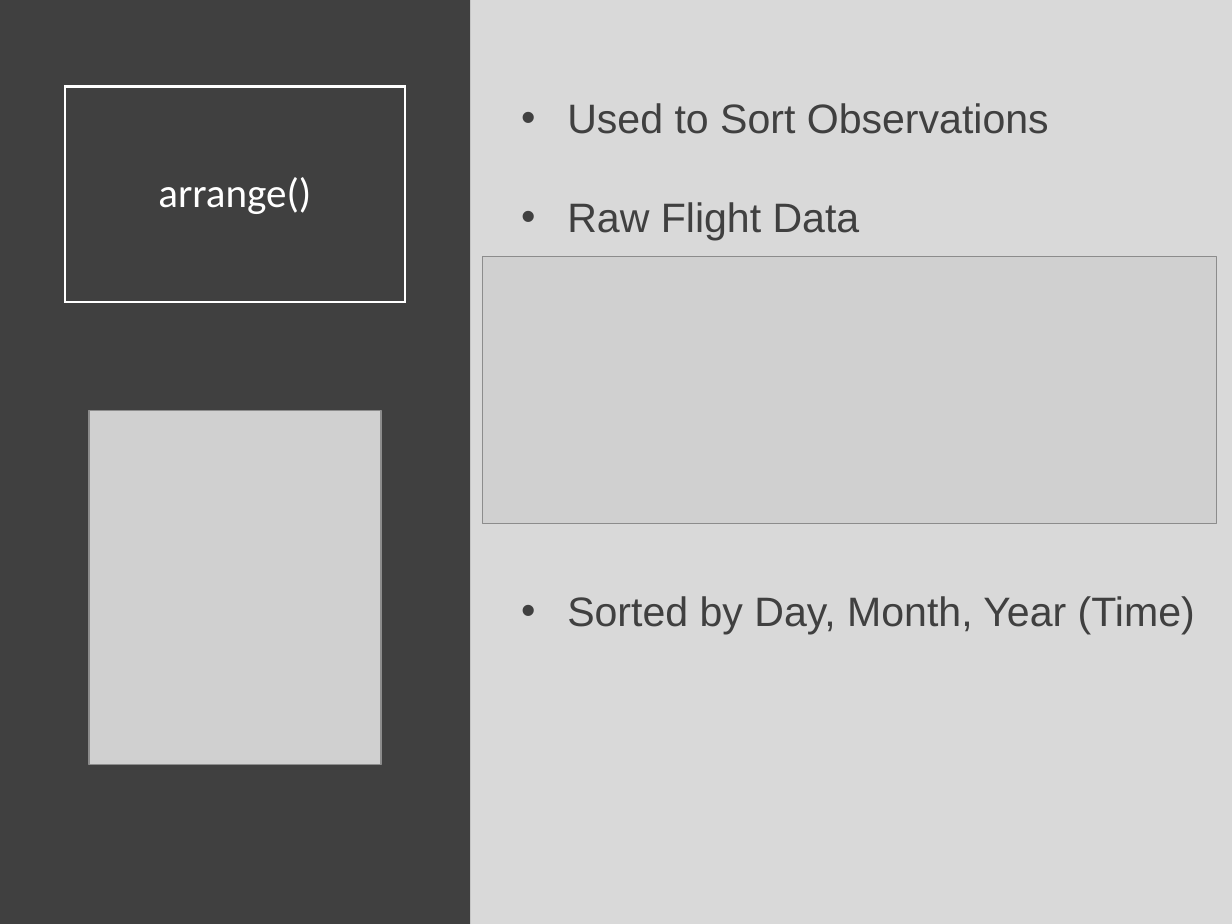
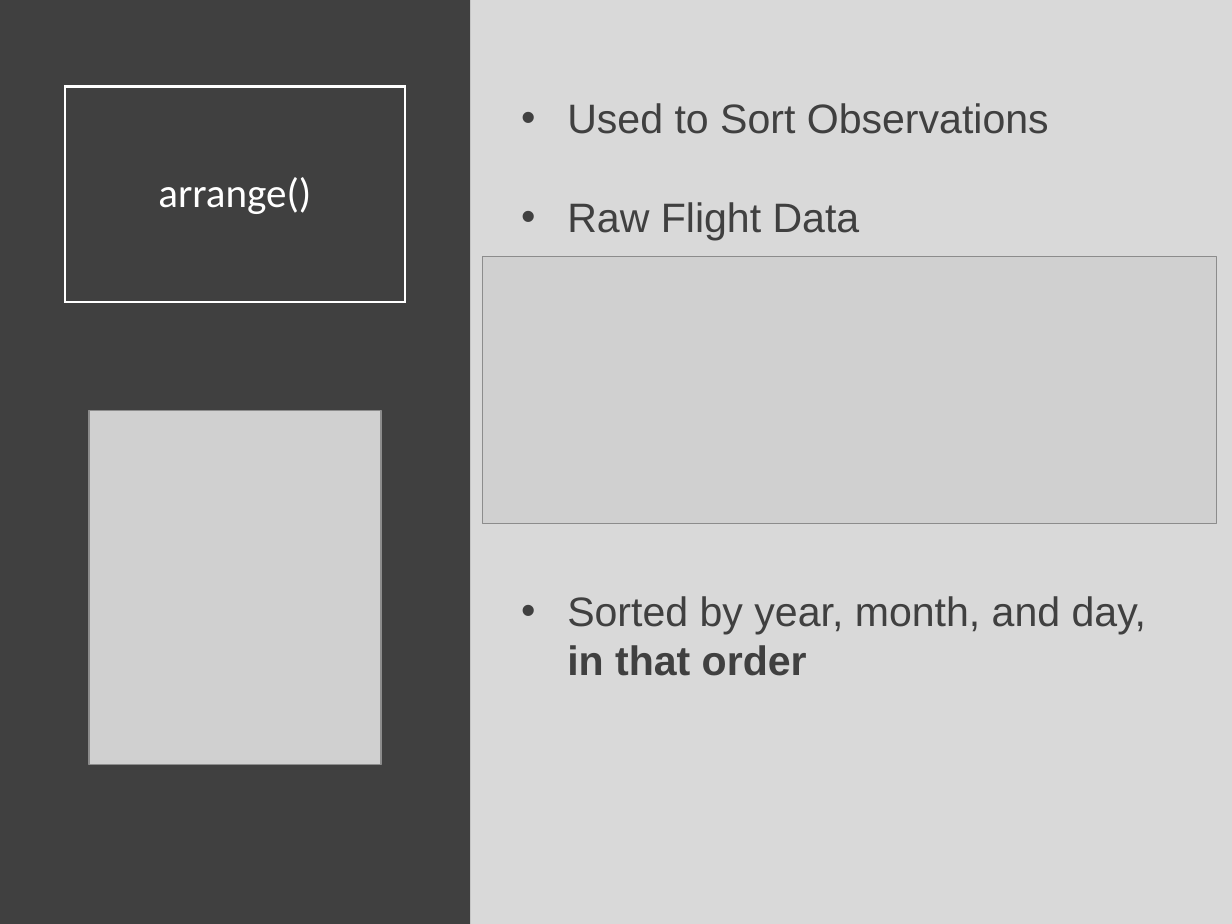
Before and after one commit to SuperMarioGiacomazzo/STOR320_WEBSITE, a slide deck: slide 15 of Lecture/Data Transformation 1/Data_Transformation_1_Lecture.pptx. Drawn at 1232x924 pixels with LibreOffice and Linux fonts; fonts in the diff are those of the drawing; grey boxes stand for pictures. Boxes give left, top, right and bottom in pixels: in the first picture for what was removed or moved away, otherwise in the second. Text is boxed around its words. In the diff, an @@ line names an element or a change of style, - is before the commit and + after.

```diff
--- a/Lecture/Data Transformation 1/Data_Transformation_1_Lecture.pptx
+++ b/Lecture/Data Transformation 1/Data_Transformation_1_Lecture.pptx
@@ text at (567, 596, 1147, 676): text changed @@
-• Sorted by Day, Month, Year (Time)
+• Sorted by year, month, and day, in that order
```
Also in this commit, not shown: 4 other files.
